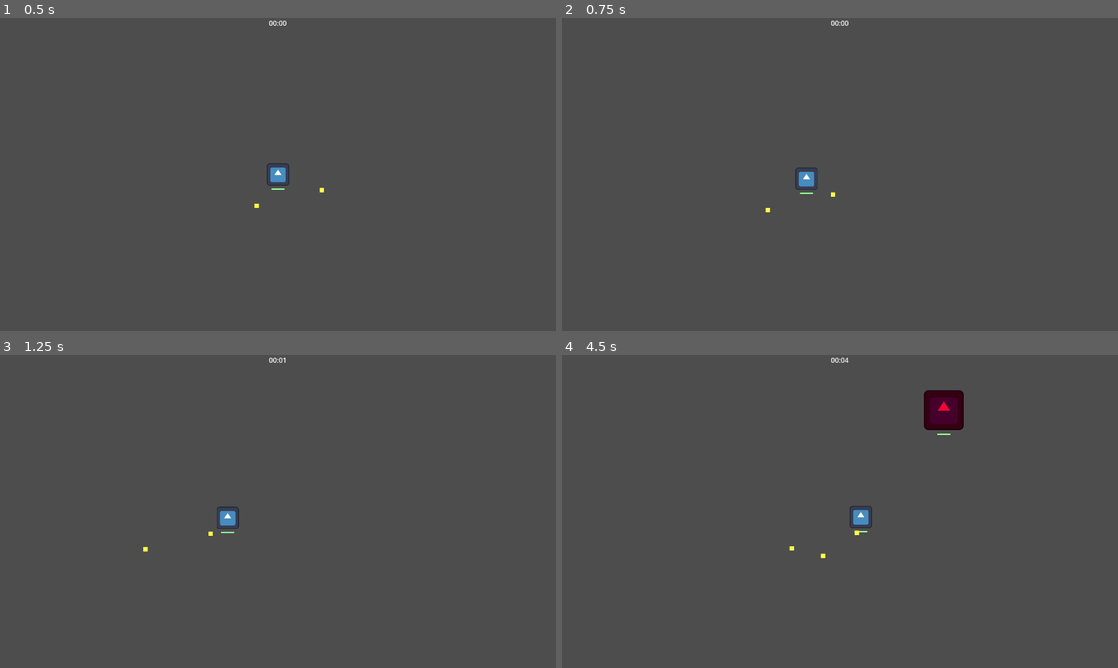
Above: before the commit, frames 1-4 (two rows, left to right).
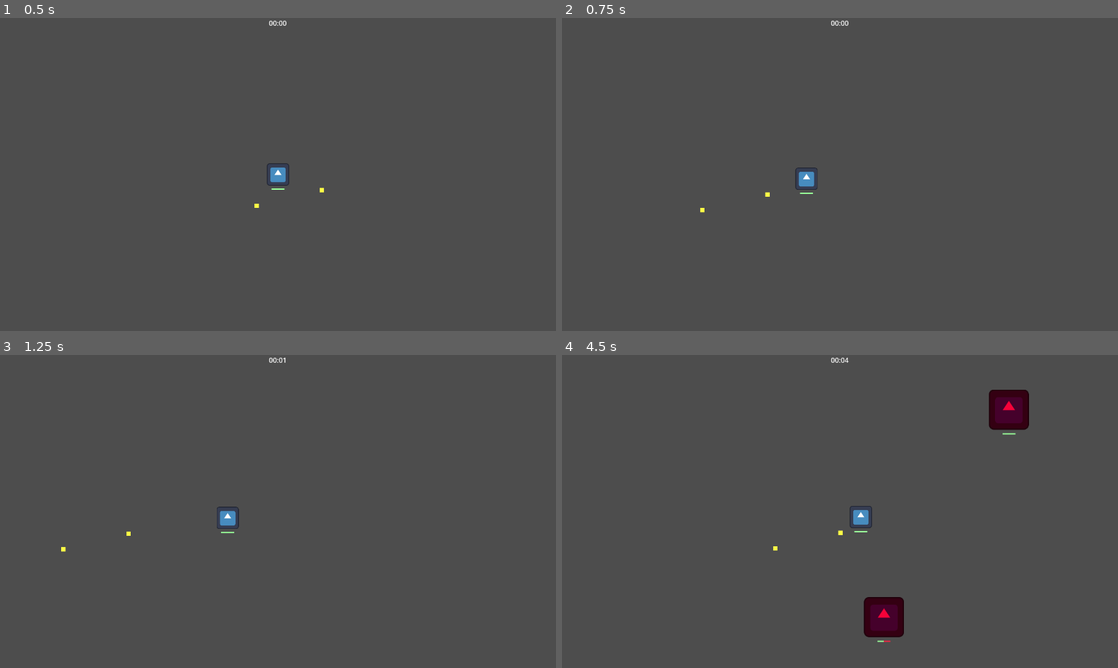
Above: after the commit, the same moments.

Repository: Vilkiy/Debt-Survivors
Game: Godot game, scene res://logic/game_handler/game_handler.tscn
The game is run twice, just before and just after one commit, with the same random seed, the same clock (stepped at 60 frames per second) and the same inputs. The engine's default icon, where the game draws it, is replaced by a stand-in: a white triangle on a blue panel in a dark square.
Inputs (mouse positions are in pixels of both pictures, inside the frame that each line leads up to):
- Up to frame 1 (0.5 s): no input
- Up to frame 2 (0.75 s): tap Enter at 0.5 s; move the mouse to (962, 158) at 0.52 s; hold D (move_right) from 0.53 s (still down); tap E (dash, bound only after the commit) at 0.6 s
- Up to frame 3 (1.25 s): keep holding D (move_right)
- Up to frame 4 (4.5 s): move the mouse to (728, 527) at 1.27 s; release D (move_right) at 1.28 s; hold S (move_down) 1.28-2.03 s; tap E (dash, bound only after the commit) every 0.75 s from 1.35 to 4.35 s; move the mouse to (895, 442) at 2.02 s; hold D (move_right) 2.03-2.78 s; move the mouse to (812, 574) at 2.77 s; hold W (move_up) 2.78-3.53 s; move the mouse to (1006, 558) at 3.52 s; hold A (move_left) from 3.53 s (still down); move the mouse to (673, 464) at 4.27 s

Frame 1 is identical in both runs. In frame 2, less than 0.1% of the frame differs, in the area x 24-50%, y 55-63%; in frame 3, less than 0.1%; in frame 4, 2.8%, in the area x 38-84%, y 11-92%.

Commit message:
Add dash mechanic and input mapping
Implements a directional dash for the player: adds exported dash_distance, dash_duration, dash_cooldown and internal timers/flags (dash_timer, is_dashing, dash_direction, dash_time_left). Handles dash input, computes dash_speed = dash_distance / dash_duration, applies dash velocity while preserving knockback, and falls back to current facing when no move input is given. Also updates knockback decay and dash cooldown timing. Adds a new "dash" input action in project.godot bound to the E key.

Diff:
--- a/Assets/Scripts/player.gd
+++ b/Assets/Scripts/player.gd
@@ -11,31 +11,81 @@
 @export var knockback_strength := 350.0  # pixels per second
 var knockback_velocity := Vector2.ZERO
 var knockback_friction := 10.0  # how fast knockback slows down
+
+@export var dash_distance := 200.0     # total distance of dash
+@export var dash_duration := 0.15      # how long the dash lasts (seconds)
+@export var dash_cooldown := 0.3
+var dash_timer := 0.0
+var is_dashing := false
+var dash_direction := Vector2.ZERO
+var dash_time_left := 0.0              # timer for dash duration
+
 func _ready() -> void:
 	GlobalVar.player = self
 
 
 func _physics_process(_delta):
+	# ----------------------------
+	# Update dash cooldown timer
+	if dash_timer > 0.0:
+		dash_timer -= _delta
+
 	var dir := Vector2.ZERO
 
-	if Input.is_action_pressed("move_up"):
-		dir.y -= 1
-	if Input.is_action_pressed("move_down"):
-		dir.y += 1
-	if Input.is_action_pressed("move_left"):
-		dir.x -= 1
-	if Input.is_action_pressed("move_right"):
-		dir.x += 1
+	# ----------------------------
+	# Dash input
+	if Input.is_action_just_pressed("dash") and dash_timer <= 0.0 and not is_dashing:
+		is_dashing = true
+		dash_time_left = dash_duration
+		dash_direction = Vector2.ZERO
 
-	if dir != Vector2.ZERO:
-		dir = dir.normalized()
+		if Input.is_action_pressed("move_up"):
+			dash_direction.y -= 1
+		if Input.is_action_pressed("move_down"):
+			dash_direction.y += 1
+		if Input.is_action_pressed("move_left"):
+			dash_direction.x -= 1
+		if Input.is_action_pressed("move_right"):
+			dash_direction.x += 1
 
-	# Add knockback velocity
-	velocity = dir * speed + knockback_velocity
+		if dash_direction == Vector2.ZERO:
+			dash_direction = velocity.normalized()
+		else:
+			dash_direction = dash_direction.normalized()
 
+		dash_timer = dash_cooldown
+
+	# ----------------------------
+	# Normal movement or dash
+	if is_dashing:
+		# Smooth dash velocity
+		var dash_speed = dash_distance / dash_duration
+		velocity = dash_direction * dash_speed + knockback_velocity
+
+		dash_time_left -= _delta
+		if dash_time_left <= 0.0:
+			is_dashing = false
+	else:
+		if Input.is_action_pressed("move_up"):
+			dir.y -= 1
+		if Input.is_action_pressed("move_down"):
+			dir.y += 1
+		if Input.is_action_pressed("move_left"):
+			dir.x -= 1
+		if Input.is_action_pressed("move_right"):
+			dir.x += 1
+
+		if dir != Vector2.ZERO:
+			dir = dir.normalized()
+		velocity = dir * speed + knockback_velocity
+
+	# ----------------------------
 	move_and_slide()
-	# Slow down knockback over time
+
+	# Decay knockback over time
 	knockback_velocity = knockback_velocity.move_toward(Vector2.ZERO, knockback_friction)
+
+
 
 
 func _on_health_handler_took_damage(attacker_global_position: Vector2) -> void:
--- a/project.godot
+++ b/project.godot
@@ -52,6 +52,11 @@
 "events": [Object(InputEventKey,"resource_local_to_scene":false,"resource_name":"","device":-1,"window_id":0,"alt_press …(192 unchanged characters)…
 ]
 }
+dash={
+"deadzone": 0.2,
+"events": [Object(InputEventKey,"resource_local_to_scene":false,"resource_name":"","device":0,"window_id":0,"alt_pressed":false,"shift_pressed":false,"ctrl_pressed":false,"meta_pressed":false,"pressed":false,"keycode":0,"physical_keycode":69,"key_label":0,"unicode":0,"location":0,"echo":false,"script":null)
+]
+}
 
 [layer_names]
 
